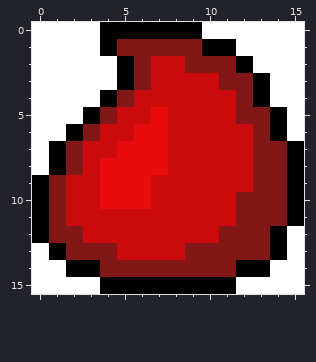
A pixel-art sprite gets an edit: data/drops.png. Above is the file before it was changed.
The file is 16x16 pixels.
After the commit:
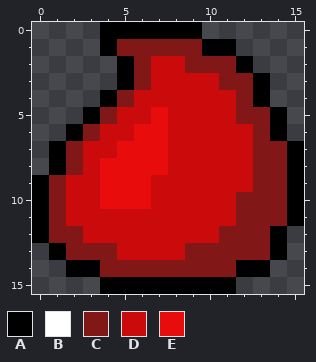
Palette (. is transparent): A #000000  B #ffffff  C #821717  D #cb0b0b  E #e90c0c
The commit says: fixed transparency issues on drops and vials sprites
Difference:
Colour B is removed in row 0 at x 0 to 3 and 10 to 15; in row 1 at x 0 to 3 and 12 to 15; in row 2 at x 0 to 4 and 13 to 15; in row 3 at x 0 to 4 and 14 to 15; in row 4 at x 0 to 3 and 14 to 15; in row 5 at x 0 to 2 and 15.
Colour B is removed in row 6 at x 0 to 1 and 15; in rows 7 to 8 at x 0; in row 12 at x 15; in row 13 at x 0 and 15; in row 14 at x 0 to 1 and 14 to 15; in row 15 at x 0 to 3 and 12 to 15.
Changed places in both pictures, as pixel boxes (x1, y1, x2, y2):
erased: (32, 22, 117, 175)
erased: (202, 22, 304, 141)
erased: (236, 226, 304, 294)
erased: (32, 243, 100, 294)
